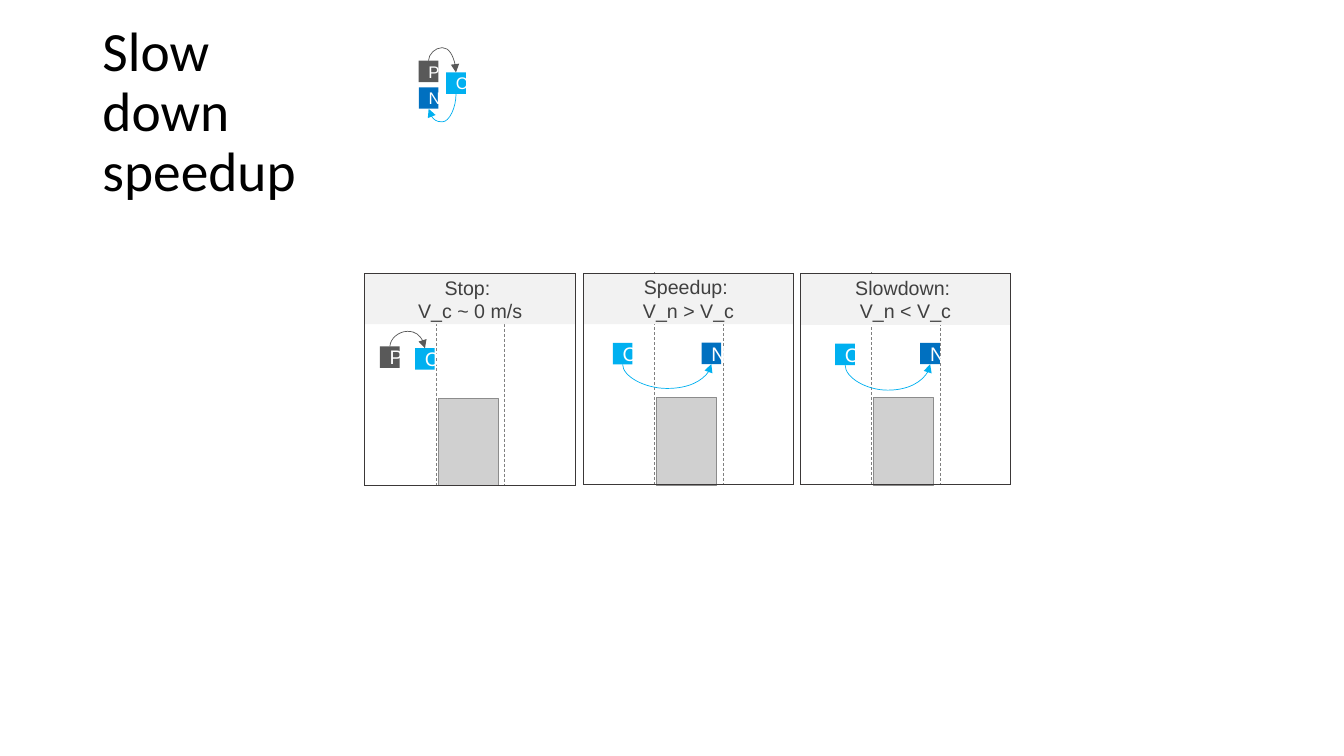
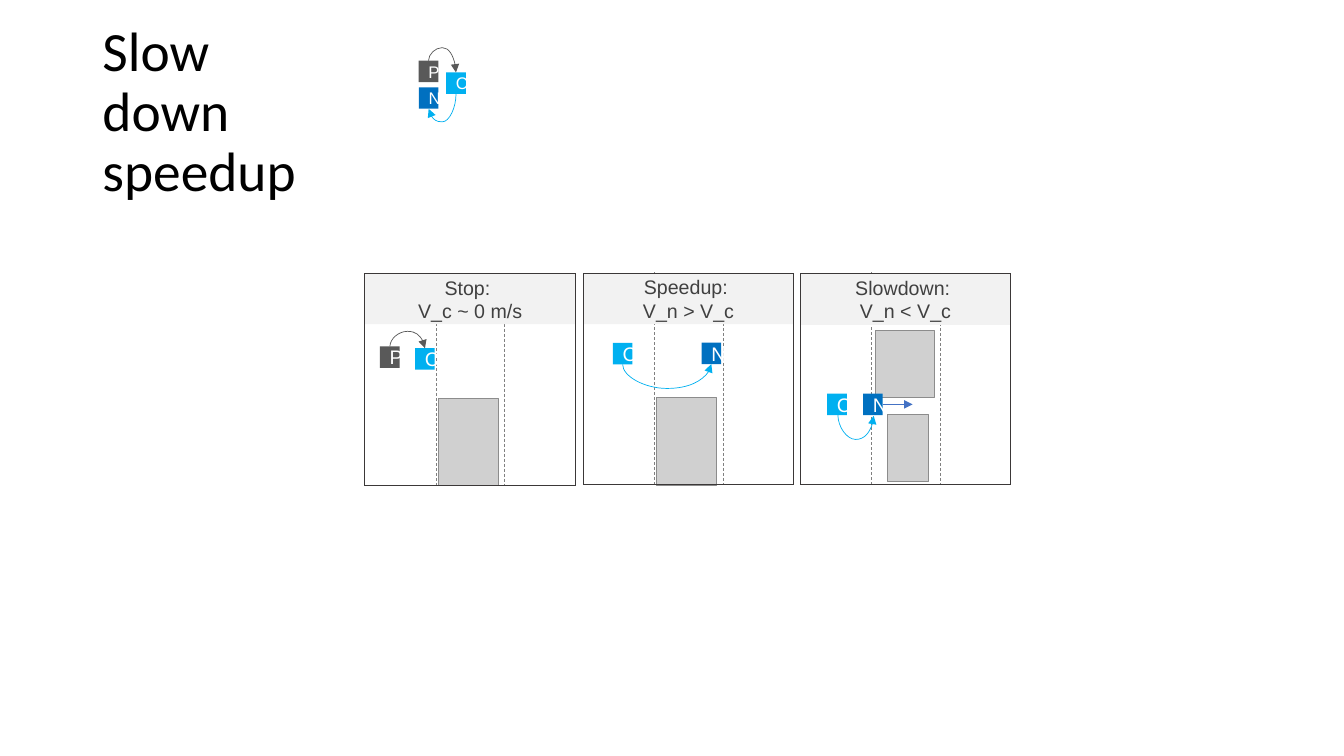
Before and after one commit to adhocmaster/carla-jaywalker-experiments, a slide deck: slide 12 of docs/NavPath.pptx. Drawn at 1344x756 pixels with LibreOffice and Linux fonts; fonts in the diff are those of the drawing; grey boxes stand for pictures. Boxes give left, top, right and bottom in pixels: in the first picture for what was removed or moved away, otherwise in the second. Text is boxed around its words. In the diff, an @@ line names an element or a change of style, - is before the commit and + after.

```diff
--- a/docs/NavPath.pptx
+++ b/docs/NavPath.pptx
@@ picture resized from (x1=874, y1=397, x2=934, y2=485) to (x1=876, y1=331, x2=935, y2=398) @@
@@ rectangle "C" moved from (x1=836, y1=344, x2=856, y2=365) to (x1=828, y1=394, x2=848, y2=415) @@
@@ curved arrow moved from (845, 365) - (931, 364) to (838, 414) - (874, 416) @@
@@ rectangle "N" moved from (x1=921, y1=343, x2=941, y2=364) to (x1=863, y1=394, x2=883, y2=415) @@
@@ arrow added from (883, 404) to (912, 404), #4472C4 0.5 pt @@
@@ picture added at (x1=887, y1=414, x2=929, y2=481) @@
```
Also in this commit, not shown: 2 other slides changed, 4 other files.
